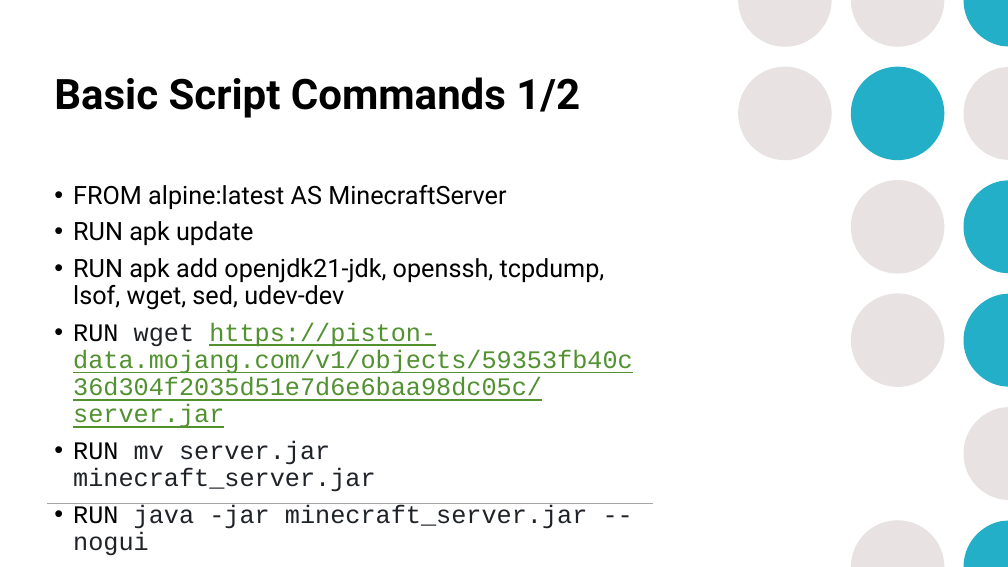
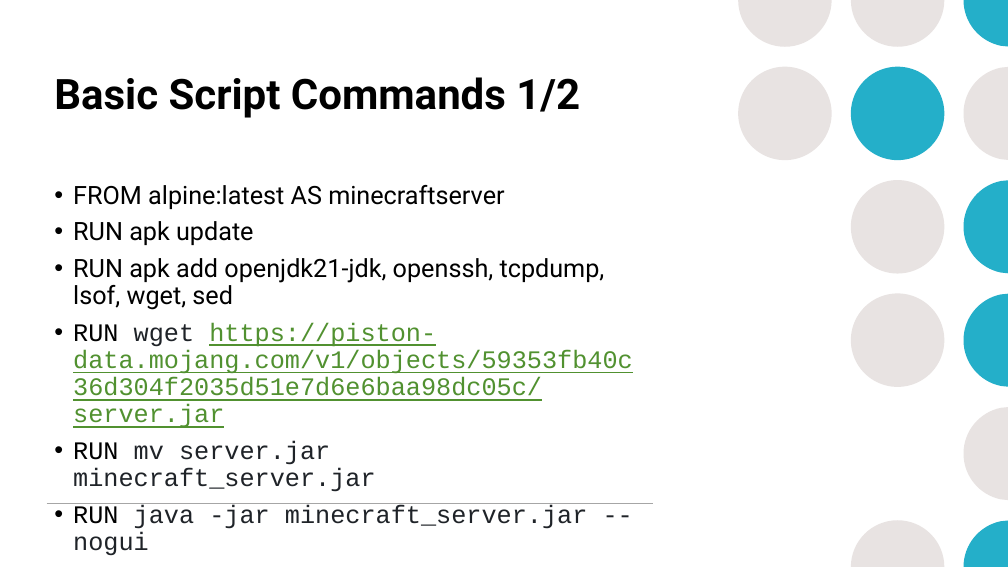
Before and after one commit to mrobbeloth/Lectures, a slide deck: slide 33 of Minecraft/Learning DevOps Through Minecraft.pptx (slide 32 before the commit). Drawn at 1008x567 pixels with LibreOffice and Linux fonts; fonts in the diff are those of the drawing. Boxes give left, top, right and bottom in pixels: in the first picture for what was removed or moved away, otherwise in the second. Text is boxed around its words. In the diff, an @@ line names an element or a change of style, - is before the commit and + after.

Commit message:
Update presentation

```diff
--- a/Minecraft/Learning DevOps Through Minecraft.pptx
+++ b/Minecraft/Learning DevOps Through Minecraft.pptx
@@ text at [73, 185, 504, 209]: text changed @@
-• FROM alpine:latest AS MinecraftServer
+• FROM alpine:latest AS minecraftserver
@@ text at [73, 258, 605, 310]: text changed @@
-• RUN apk add openjdk21-jdk, openssh, tcpdump, lsof, wget, sed, udev-dev
+• RUN apk add openjdk21-jdk, openssh, tcpdump, lsof, wget, sed
```
Also in this commit, not shown: 4 other slides changed, 2 slides added, 1 slide removed.
